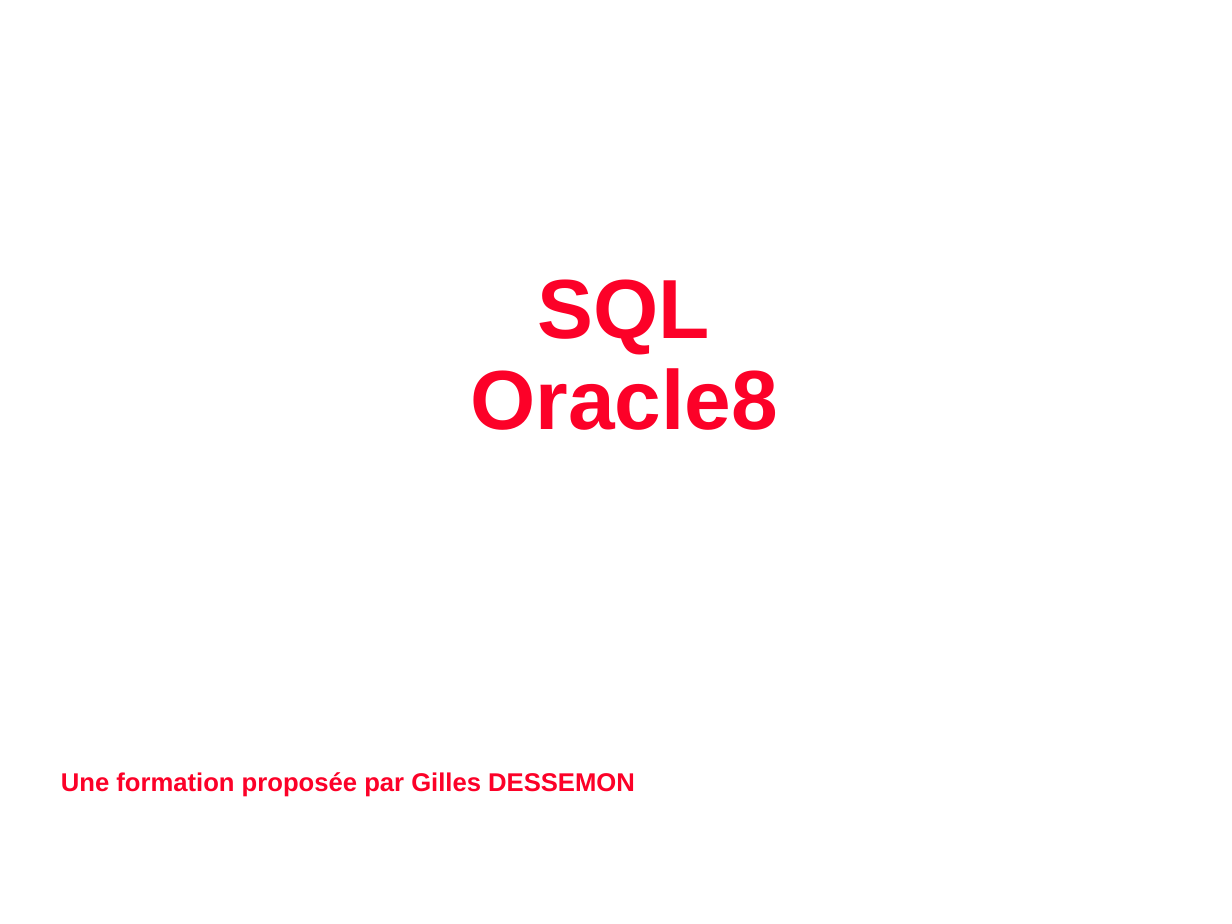
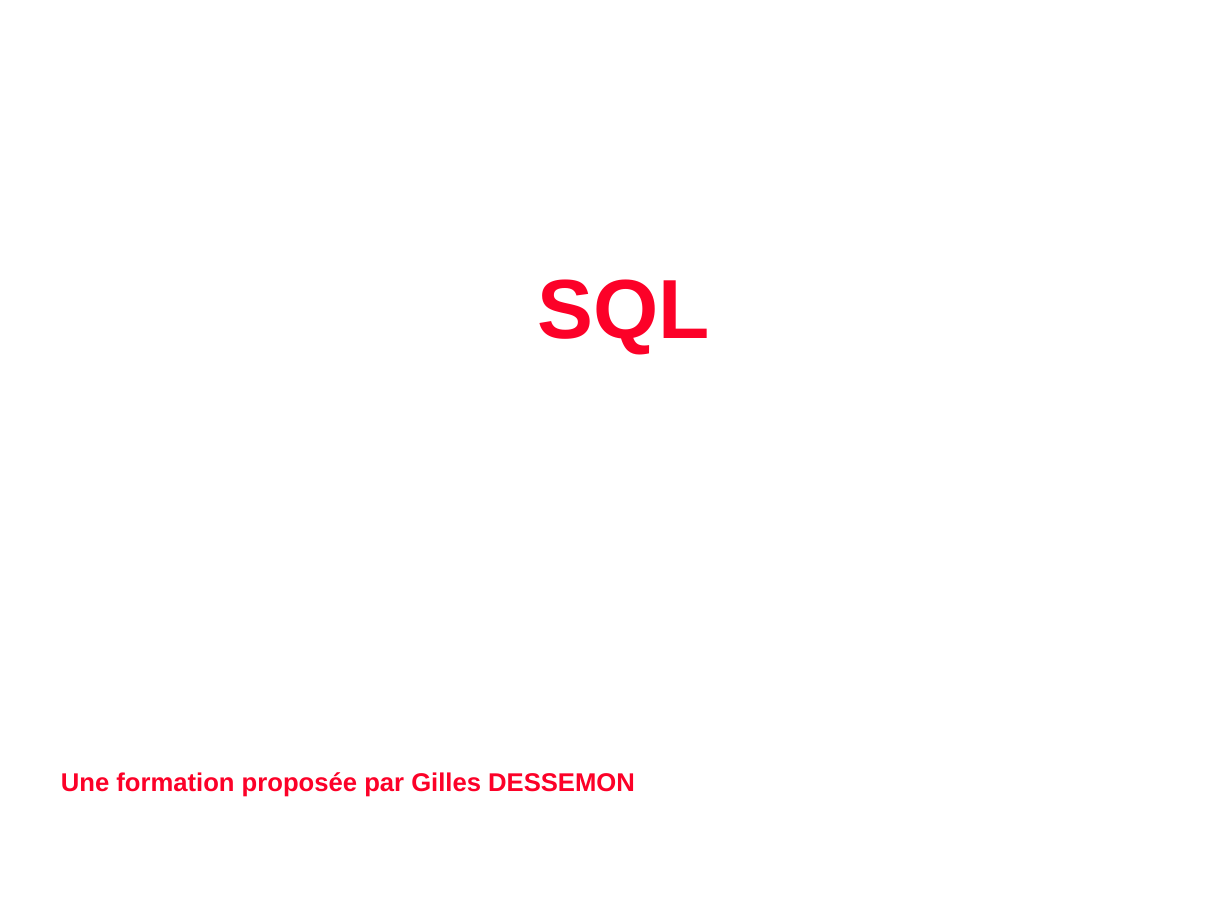
Before and after one commit to cyrilvincent/bd, a slide deck: slide 1 of ppt/sql.800_b.ppt. Drawn at 1232x924 pixels with LibreOffice and Linux fonts; fonts in the diff are those of the drawing; background and template pictures are left out. Boxes give left, top, right and bottom in pixels: in the first picture for what was removed or moved away, otherwise in the second. Text is boxed around its words. In the diff, an @@ line names an element or a change of style, - is before the commit and + after.

```diff
--- a/ppt/sql.800_b.ppt
+++ b/ppt/sql.800_b.ppt
@@ text at (x1=470, y1=368, x2=777, y2=430): paragraph removed @@
-Oracle8
```
Also in this commit, not shown: 21 other files.
